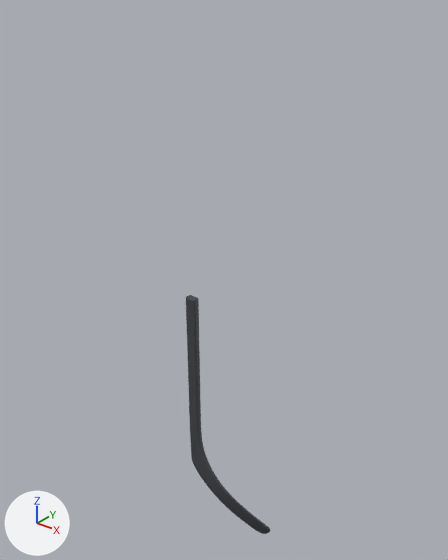
The glTF model alle_curves/P83-ST.glb as it was, and as the next commit left it.
One viewpoint serves both versions: a camera (50 mm lens) standing at (775.0, -1000.0, 1027.0) and looking at (-44.0, 22.0, 393.0). Every picture has the same lights, and +X, +Y and +Z are marked at lower left. The older version comes first.

The first picture shows 'geometry_0'.
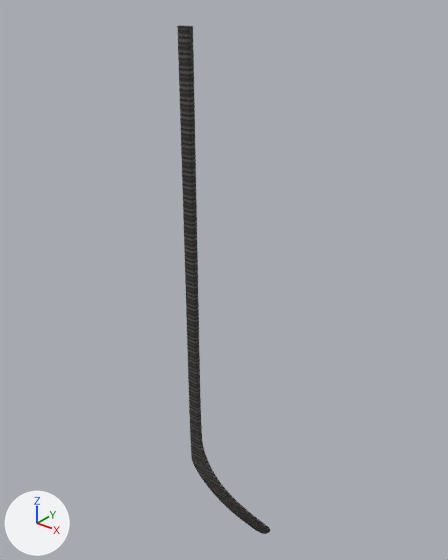
Location of each change, [x1, y1, x2, y2] in pixels of the pictures (448 x 560 px; the box of a moved part takes in the faces that stretch with it):
'geometry_0', reshaped (11% wider, 112% taller): before [186, 295, 270, 534]; after [177, 26, 270, 534]
part 1 of me_geometry_0, moved or reshaped: before [186, 295, 203, 445]; after [177, 26, 203, 445]

The change, as a diff of the scene's bpy script:
```diff
--- a/alle_curves/P83-ST.glb.py
+++ b/alle_curves/P83-ST.glb.py
@@ me_geometry_0 @@
 # used by ob_geometry_0; location = (0.0, 0.0, 0.0)
-me_geometry_0.from_pydata(...)  # 7532 vertices, 14999 faces; spans x -121.0..121.0, y -31.0..31.0, z -343.0..343.0
+me_geometry_0.from_pydata(...)  # 7532 vertices, 14999 faces; spans x -121.0..121.0, y -31.0..31.0, z -343.0..943.0
+# me_geometry_0 part 1: all 3548 vertices in x -121.0..-85.0, y -31.0..-12.0, z -85.0..343.0 are scaled about their middle by (1, 1, 2.4), then moved by (0.0, 0.0, 301.0)
 me_geometry_0.materials.append(mat_carbon)
```
